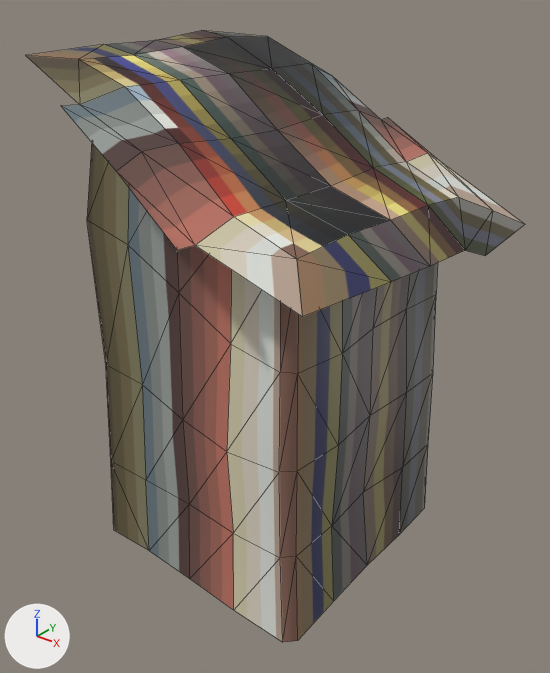
An edit to the glTF model dans_modeling_agency/assets/MSH_Building_003.glb, drawn before and after from the same camera.
Both versions are drawn from a camera (50 mm lens) standing at (8.73, -10.72, 11.18) and looking at (0.31, -0.19, 4.65). Every picture has the same lights, and +X, +Y and +Z are marked at lower left. Mesh edges are drawn as thin lines. Vertices at the same position are counted once.

Objects in the first picture: 'Base.002'.
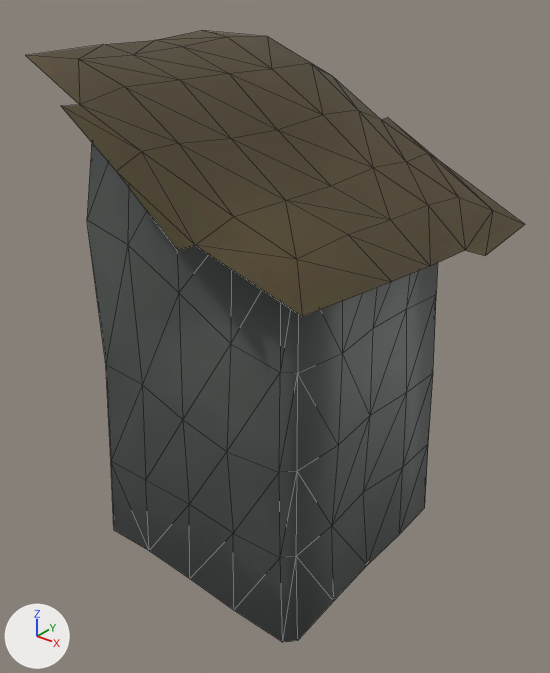
Where the change shows, as pixel boxes [x1, y1, x2, y2] in the pictures (550 x 673 px):
```json
{"object": "Base.002", "change": "surface changed", "before": [26, 31, 525, 642], "after": [26, 31, 525, 642]}
{"part": 1, "of": "me_grid_003", "change": "surface changed", "before": [25, 31, 525, 642], "after": [25, 31, 525, 642]}
```

Scene script edits in JSON lines:
```json
{"op": "add", "block": "img_tx_buildings", "code": ["img_tx_buildings = load_image('TX_Buildings', '_unpacked/TX_Buildings', 1024, 1024, 'sRGB')"]}
{"op": "set", "path": "mat_material.texture", "old": "img_tx_palette", "new": "img_tx_buildings"}
{"block": "me_grid_003", "where": "me_grid_003.from_pydata(...)  # 148 vertices, 234 faces; spans x -3.12..3.78, y -3.62..3.7, z 0.0..10.0"}
{"block": "me_grid_003", "where": "# used by ob_base_002; location = (0.0, 0.0, 0.0)"}
{"block": "me_grid_003", "change": "me_grid_003 part 1: texture (UV) coordinates of 234 of 234 faces, centred in x -2.84..3.51, y -3.47..3.56, z 0.59..9.93, changed; they spanned u 0.0..1.0, v 0.0..1.0 and now span u 0.57..0.88, v 0.14..0.91"}
```
